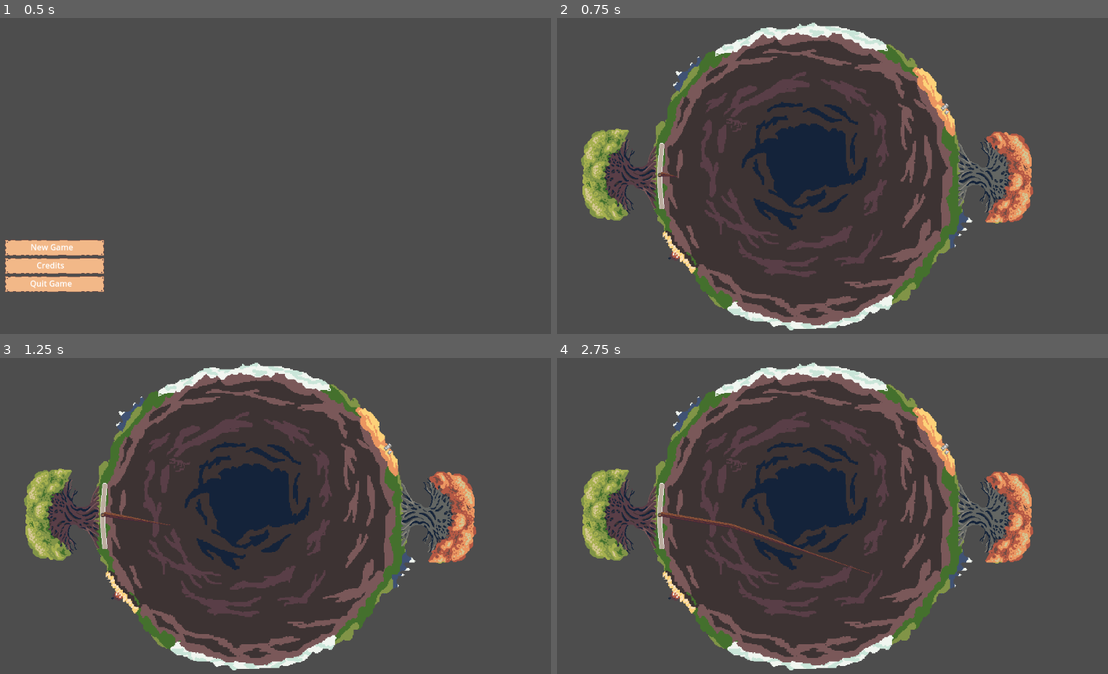
Above: before the commit, frames 1-4 (two rows, left to right).
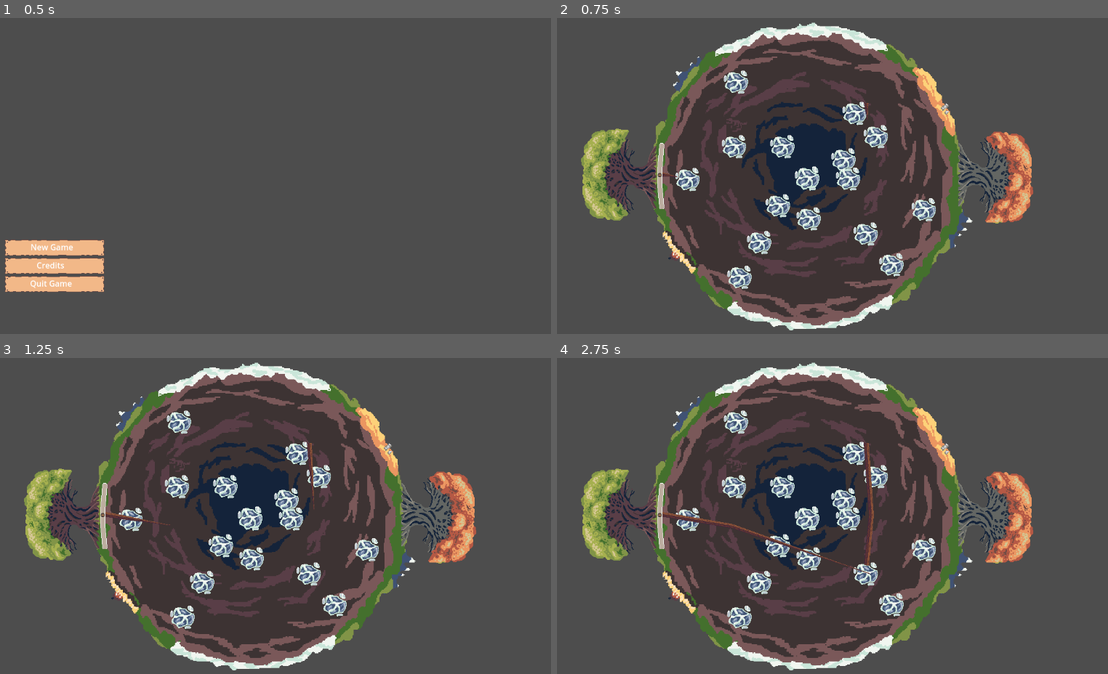
Above: after the commit, the same moments.

Repository: Rotta-Games/ragerootin
Game: Godot game, scene res://main.tscn
Two runs of this game, one before a commit and one after it. Both use one fixed random seed, a clock stepped at 60 frames per second and the inputs below.
Inputs (mouse positions are in pixels of both pictures, inside the frame that each line leads up to):
- Up to frame 1 (0.5 s): no input
- Up to frame 2 (0.75 s): click "New Game" at 0.5 s
- Up to frame 3 (1.25 s): no input
- Up to frame 4 (2.75 s): tap Enter at 1.25 s; move the mouse to (942, 493) at 1.27 s; hold Right 1.28-2.03 s; click (942, 493) at 1.42 s; tap Space at 2 s; move the mouse to (700, 525) at 2.02 s; hold Left from 2.03 s (still down)

Frame 1 is identical in both runs. In frame 2, 3.9% of the frame differs, in the area x 18-69%, y 16-86%; in frame 3, 3.9%; in frame 4, 4.0%.
Error before the commit: Invalid access to property or key 'position' on a base object of type 'null instance'. (res://game.gd:26)

Commit message:
Fix shit

Diff:
--- a/game.gd
+++ b/game.gd
@@ -1,41 +1,15 @@
 extends Node2D
 
-@export var water_scene: PackedScene
-
-@export var water_amount = 20
-@export var water_rings = 4
-
-@onready var root1 = $Player1/Root
-@onready var root2 = $Player2/Root2
+@onready var player1 = $Player1
+@onready var player2 = $Player2
 
 # Called when the node enters the scene tree for the first time.
 func _ready():
-	randomize()
-	_generate_water()
-
-	root2.angle = 90
-	root1.set_layers(1, 2)
-	root2.set_layers(2, 1)
+	player2.set_angle(90)
+	player1.set_layers(1, 2)
+	player2.set_layers(2, 1)
 
 
 # Called every frame. 'delta' is the elapsed time since the previous frame.
 func _process(delta):
 	pass
-
-func _generate_water():
-	var earthPos = $Earth.position
-	var max_radius = $Earth/CollisionShape2D.shape.radius
-	var distance_between_rings = max_radius / water_rings;
-	var water_per_rings = water_amount / water_rings
-
-	for radius in range(1,max_radius,distance_between_rings):
-		for j in water_per_rings:
-			var water_position = earthPos
-			var angle = randf_range(0, radius)* PI * 2
-
-			water_position.x = (cos(angle) * radius) + earthPos.x
-			water_position.y = (sin(angle) * radius) + earthPos.y
-
-			var water = water_scene.instantiate()
-			add_child(water)
-			water.set_global_position(water_position)
--- a/game.tscn
+++ b/game.tscn
@@ -1,7 +1,6 @@
-[gd_scene load_steps=7 format=3 uid="uid://dk1e5r83rraht"]
+[gd_scene load_steps=6 format=3 uid="uid://dk1e5r83rraht"]
 
 [ext_resource type="Script" path="res://game.gd" id="1_vsqo3"]
-[ext_resource type="PackedScene" path="res://water.tscn" id="2_skadb"]
 [ext_resource type="PackedScene" uid="uid://cqcyu1fsua041" path="res://planet.tscn" id="3_hd06s"]
 [ext_resource type="PackedScene" uid="uid://7m0oglb5jiq0" path="res://player.tscn" id="4_a3mtv"]
 [ext_resource type="PackedScene" uid="uid://hj77gi1ae7yc" path="res://gui.tscn" id="6_4oam8"]
@@ -9,7 +8,6 @@
 
 [node name="game" type="Node2D"]
 script = ExtResource("1_vsqo3")
-water_scene = ExtResource("2_skadb")
 
 [node name="Planet" parent="." instance=ExtResource("3_hd06s")]
 
@@ -20,3 +18,4 @@
 [node name="m" parent="." instance=ExtResource("6_qadn6")]
 
 [node name="Player2" parent="." instance=ExtResource("4_a3mtv")]
+position = Vector2(673, 190)
--- /dev/null
+++ b/planet.gd
@@ -0,0 +1,33 @@
+extends Node2D
+
+@export var water_scene: PackedScene
+
+@export var water_amount = 20
+@export var water_rings = 4
+
+func _ready():
+	randomize()
+	_generate_water()
+
+
+func _process(delta):
+	pass
+
+
+func _generate_water():
+	var earthPos = $Earth.position
+	var max_radius = $Earth/CollisionShape2D.shape.radius
+	var distance_between_rings = max_radius / water_rings;
+	var water_per_rings = water_amount / water_rings
+
+	for radius in range(1,max_radius,distance_between_rings):
+		for j in water_per_rings:
+			var water_position = earthPos
+			var angle = randf_range(0, radius)* PI * 2
+
+			water_position.x = (cos(angle) * radius) + earthPos.x
+			water_position.y = (sin(angle) * radius) + earthPos.y
+
+			var water = water_scene.instantiate()
+			add_child(water)
+			water.set_global_position(water_position)
--- a/planet.tscn
+++ b/planet.tscn
@@ -1,6 +1,8 @@
-[gd_scene load_steps=5 format=3 uid="uid://cqcyu1fsua041"]
+[gd_scene load_steps=7 format=3 uid="uid://cqcyu1fsua041"]
 
 [ext_resource type="Texture2D" uid="uid://dv3wqd5ajjukp" path="res://assets/gfx/planet.png" id="1_kdp3x"]
+[ext_resource type="Script" path="res://planet.gd" id="1_oowm4"]
+[ext_resource type="PackedScene" path="res://water.tscn" id="2_5887o"]
 [ext_resource type="Texture2D" uid="uid://bvpssq4vdwi0o" path="res://assets/gfx/tree.png" id="2_q8ult"]
 [ext_resource type="Texture2D" uid="uid://b8p2ufu1kj703" path="res://assets/gfx/tree2.png" id="3_dlx4c"]
 
@@ -8,6 +10,8 @@
 radius = 316.0
 
 [node name="Planet" type="Node2D"]
+script = ExtResource("1_oowm4")
+water_scene = ExtResource("2_5887o")
 
 [node name="Earth" type="Area2D" parent="."]
 position = Vector2(557, 339)
--- a/Player1.gd
+++ b/player.gd
@@ -1,6 +1,13 @@
 extends Sprite2D
 
 @onready var root = $Root
+
+func set_angle(angle):
+	root.angle = angle
+
+func set_layers(own: int, enemy: int):
+	root.set_layers(own, enemy)
+
 
 func _input(event):
 	if event is InputEventKey:
--- a/player.tscn
+++ b/player.tscn
@@ -1,10 +1,10 @@
 [gd_scene load_steps=3 format=3 uid="uid://7m0oglb5jiq0"]
 
-[ext_resource type="Script" path="res://Player1.gd" id="1_3258r"]
+[ext_resource type="Script" path="res://player.gd" id="1_3ux7o"]
 [ext_resource type="PackedScene" uid="uid://dqskg4p7ccpna" path="res://root.tscn" id="2_pgbk6"]
 
-[node name="Player1" type="Sprite2D"]
+[node name="Player" type="Sprite2D"]
 position = Vector2(266, 331)
-script = ExtResource("1_3258r")
+script = ExtResource("1_3ux7o")
 
 [node name="Root" parent="." instance=ExtResource("2_pgbk6")]
